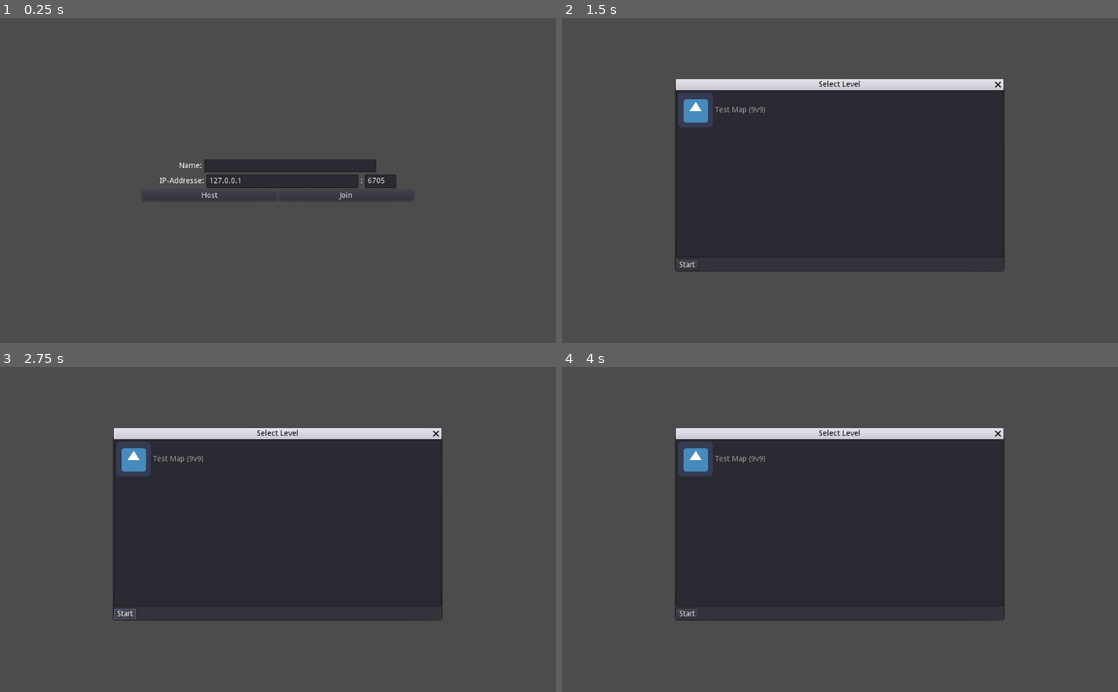
Above: before the commit, frames 1-4 (two rows, left to right).
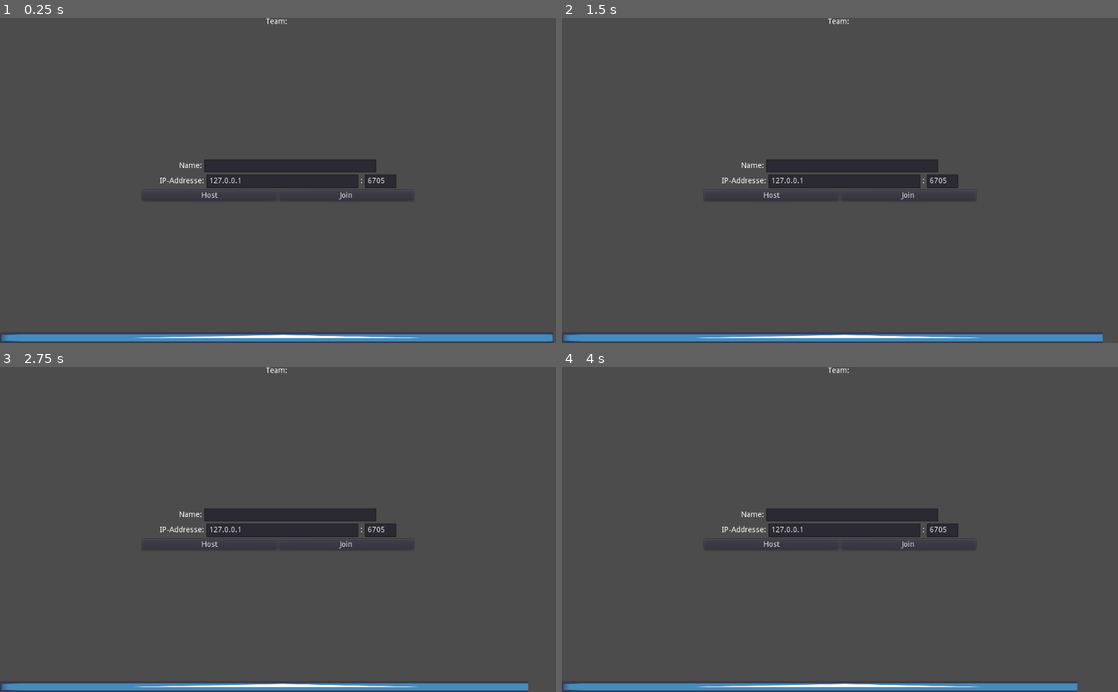
Above: after the commit, the same moments.

Repository: MrJustreborn/BattleMess
Game: Godot game, scene res://ui/main_menu.tscn
Two runs of this game, one before a commit and one after it. Both use one fixed random seed, a clock stepped at 60 frames per second and the inputs below. The engine's default icon, where the game draws it, is replaced by a stand-in: a white triangle on a blue panel in a dark square.
Inputs (mouse positions are in pixels of both pictures, inside the frame that each line leads up to):
- Up to frame 1 (0.25 s): no input
- Up to frame 2 (1.5 s): click (851, 167) at 0.52 s; type "Alex" at 0.6 s; click "Host" at 1.25 s
- Up to frame 3 (2.75 s): click (127, 614) at 2 s, where only the run before the commit has a clickable "Start"
- Up to frame 4 (4 s): click (689, 614) at 2.75 s, where only the run before the commit has a clickable "Start"; click "Join" at 3.5 s

The runs differ from the first frame. In frame 1, 2.4% of the frame differs, in the area x 0-100%, y 0-100%; in frame 2, 32%, in the area x 0-98%, y 0-100%; in frame 3, 32%; in frame 4, 32%.

Commit message:
Added basic ingame ui

Diff:
--- a/godot/project.godot
+++ b/godot/project.godot
@@ -30,6 +30,7 @@
 network="*res://singelton/network.gd"
 controller="*res://singelton/controller_v2.gd"
 piece_loader="*res://singelton/piece_loader.gd"
+battle_game_ui="*res://ui/in_game/battle_game_ui.tscn"
 
 [rendering]
 
--- /dev/null
+++ b/godot/ui/in_game/battle_game_ui.gd
@@ -0,0 +1,28 @@
+extends CanvasLayer
+
+const MAX_TIME = 55;
+
+onready var ctrl = $"/root/controller";
+
+onready var progress = $Control/VBoxContainer/HBoxContainer/TextureProgress;
+onready var timer = $Control/VBoxContainer/HBoxContainer/TextureProgress/Timer;
+
+
+func _ready():
+	timer.start();
+	#$Control.visible = false;
+	pass
+
+func _process(delta):
+	progress.value = timer.time_left / MAX_TIME * 1000;
+
+func start():
+	$Control.visible = true;
+	timer.start();
+
+func stop():
+	$Control.visible = false;
+
+
+func _on_Timer_timeout():
+	pass # Replace with function body.
--- /dev/null
+++ b/godot/ui/in_game/battle_game_ui.tscn
@@ -0,0 +1,56 @@
+[gd_scene load_steps=3 format=2]
+
+[ext_resource path="res://ui/in_game/battle_game_ui.gd" type="Script" id=1]
+[ext_resource path="res://icon.png" type="Texture" id=2]
+
+[node name="CanvasLayer" type="CanvasLayer"]
+layer = 5
+script = ExtResource( 1 )
+
+[node name="Control" type="Control" parent="."]
+anchor_right = 1.0
+anchor_bottom = 1.0
+
+[node name="VBoxContainer" type="VBoxContainer" parent="Control"]
+anchor_right = 1.0
+anchor_bottom = 1.0
+size_flags_horizontal = 3
+size_flags_vertical = 3
+
+[node name="Label" type="Label" parent="Control/VBoxContainer"]
+margin_right = 1024.0
+margin_bottom = 14.0
+text = "Team: "
+align = 1
+valign = 1
+
+[node name="MarginContainer" type="MarginContainer" parent="Control/VBoxContainer"]
+margin_top = 18.0
+margin_right = 1024.0
+margin_bottom = 576.0
+size_flags_horizontal = 3
+size_flags_vertical = 3
+
+[node name="HBoxContainer" type="HBoxContainer" parent="Control/VBoxContainer"]
+margin_top = 580.0
+margin_right = 1024.0
+margin_bottom = 600.0
+size_flags_horizontal = 3
+
+[node name="TextureProgress" type="TextureProgress" parent="Control/VBoxContainer/HBoxContainer"]
+margin_right = 1024.0
+margin_bottom = 20.0
+size_flags_horizontal = 3
+max_value = 1000.0
+value = 1000.0
+texture_progress = ExtResource( 2 )
+nine_patch_stretch = true
+stretch_margin_left = 10
+stretch_margin_top = 10
+stretch_margin_right = 10
+stretch_margin_bottom = 10
+
+[node name="Timer" type="Timer" parent="Control/VBoxContainer/HBoxContainer/TextureProgress"]
+wait_time = 55.0
+one_shot = true
+[connection signal="timeout" from="Control/VBoxContainer/HBoxContainer/TextureProgress/Timer" to="." method="_on_Timer_timeout"]
